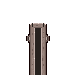
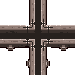
The second 75px x 75px image is a revision of the first. Changes to its layers:
hid "Calque 5 copie 5" over bbox(26, 23, 50, 75)
showed "Calque 6", moved it above "I02" over bbox(0, 0, 75, 75)
